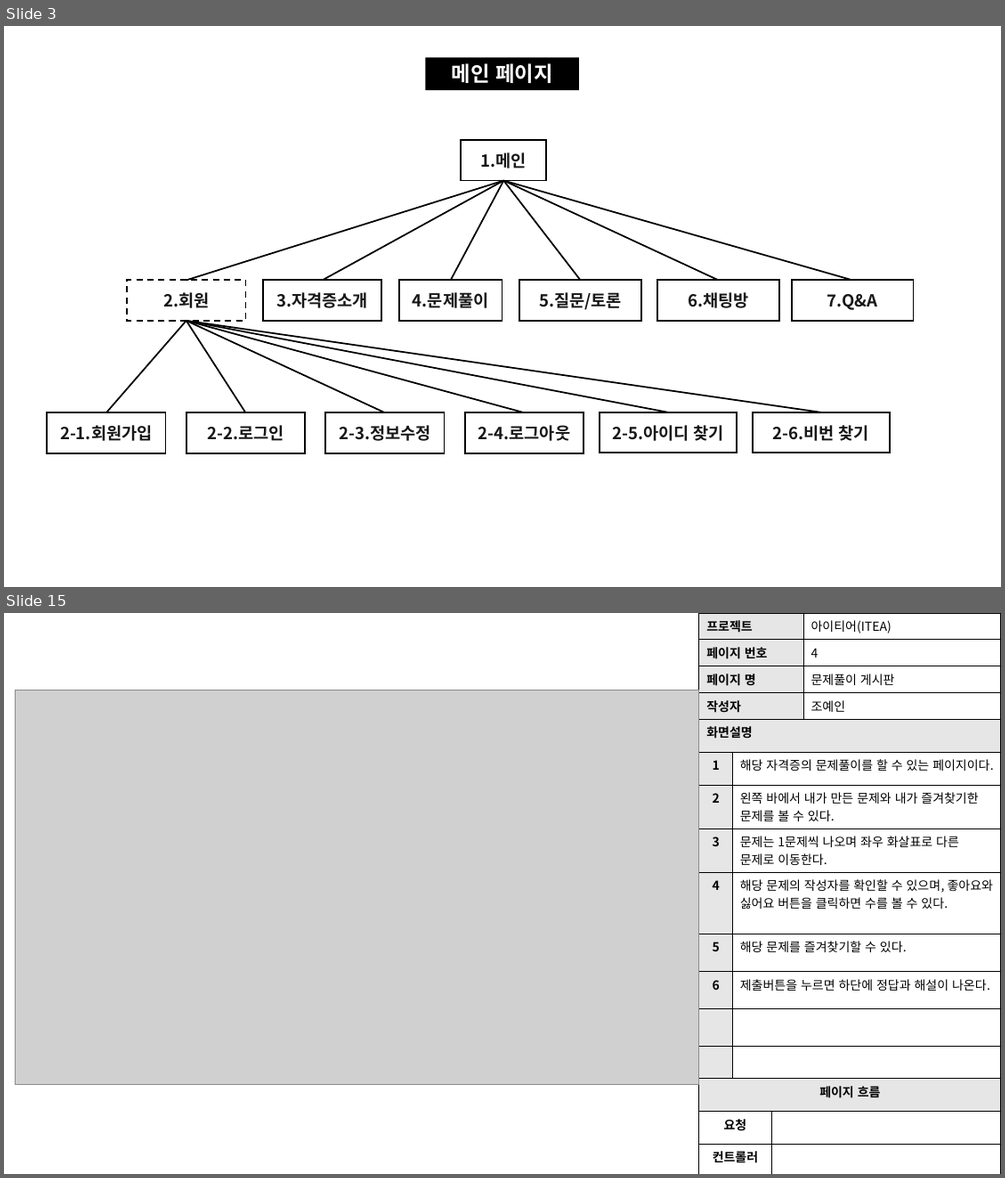
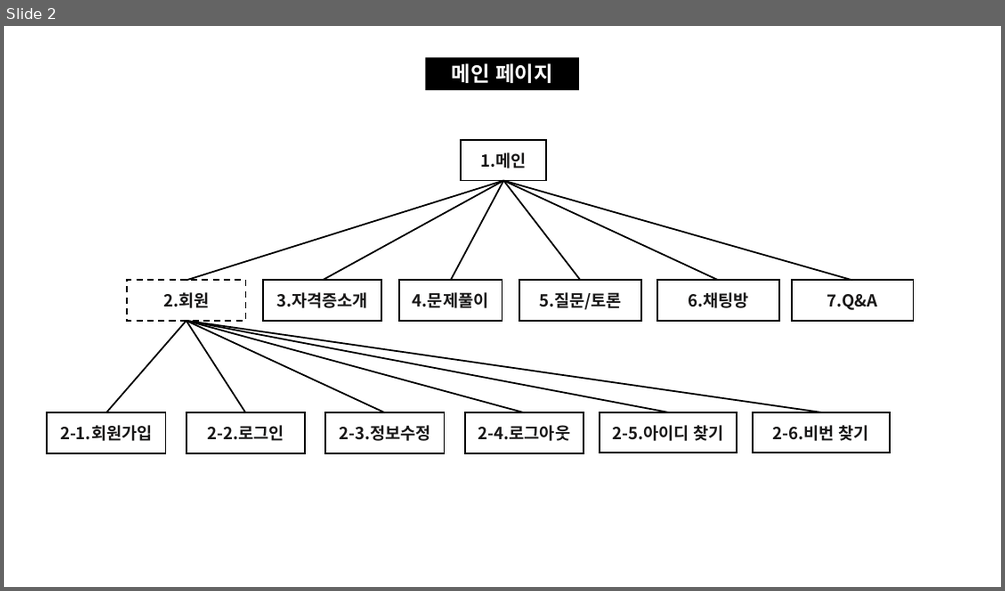
Before and after one commit to skwls2087/itea, a slide deck: 추가자료/스토리보드/스토리보드.pptx. Shown one above the other, each under a label of ours: slides 3 and 15 before the commit, slide 2 after it; the slides between them are not shown. The pictures are 1005x1178 and 1005x591 pixels, drawn with LibreOffice and Linux fonts; fonts in the diff are those of the drawing; grey boxes stand for pictures. Boxes give left, top, right and bottom in pixels: in the first picture for what was removed or moved away, otherwise in the second. Text is boxed around its words. In the diff, an @@ line names an element or a change of style, - is before the commit and + after.

```diff
--- a/추가자료/스토리보드/스토리보드.pptx
+++ b/추가자료/스토리보드/스토리보드.pptx
@@ slide 15 removed at <box>4,613,1001,1174</box>, background #FFFFFF @@
@@ table removed at <box>699,613,1001,719</box>, 4 rows, 2 columns @@
-프로젝트 | 아이티어(ITEA)
-페이지 번호 | 4
-페이지 명 | 문제풀이 게시판
-작성자 | 조예인
@@ picture removed at <box>16,690,699,1085</box> @@
@@ table removed at <box>699,719,1001,1174</box>, 13 rows, 3 columns @@
-화면설명 |  | 
-1 | 해당 자격증의 문제풀이를 할 수 있는 페이지이다. | 
-2 | 왼쪽 바에서 내가 만든 문제와 내가 즐겨찾기한 문제를 볼 수 있다. | 
-3 | 문제는 1문제씩 나오며 좌우 화살표로 다른 문제로 이동한다. | 
-4 | 해당 문제의 작성자를 확인할 수 있으며, 좋아요와 싫어요 버튼을 클릭하면 수를 볼 수 있다. | 
-5 | 해당 문제를 즐겨찾기할 수 있다. | 
-6 | 제출버튼을 누르면 하단에 정답과 해설이 나온다. | 
- |  | 
- |  | 
-페이지 흐름 |  | 
-요청 |  | 
-컨트롤러 |  | 
-뷰 |  | 
@@ what was slide 3 is now slide 2 @@
```
Also in this commit, not shown: 3 slides changed, 15 other slides removed, 23 other files.
